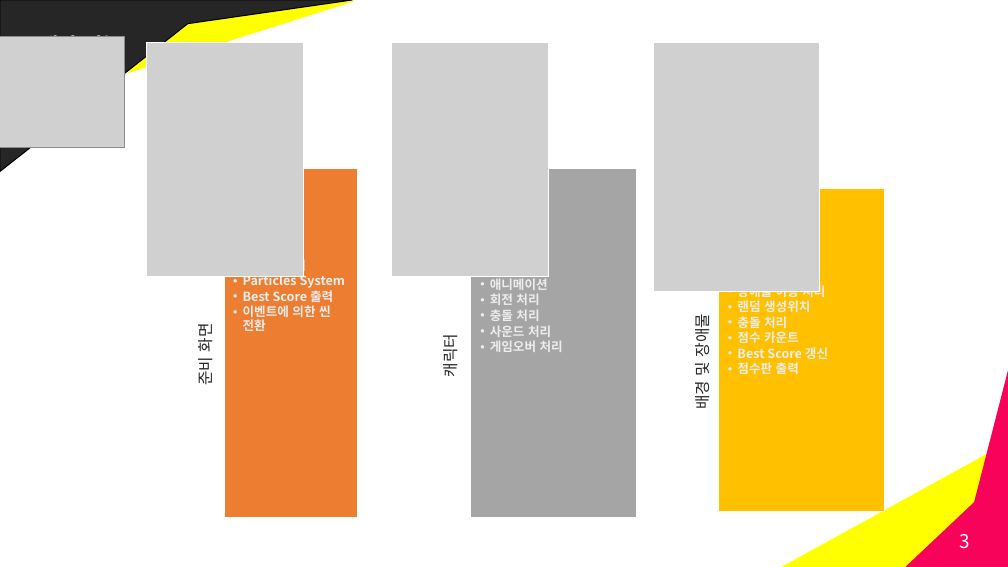
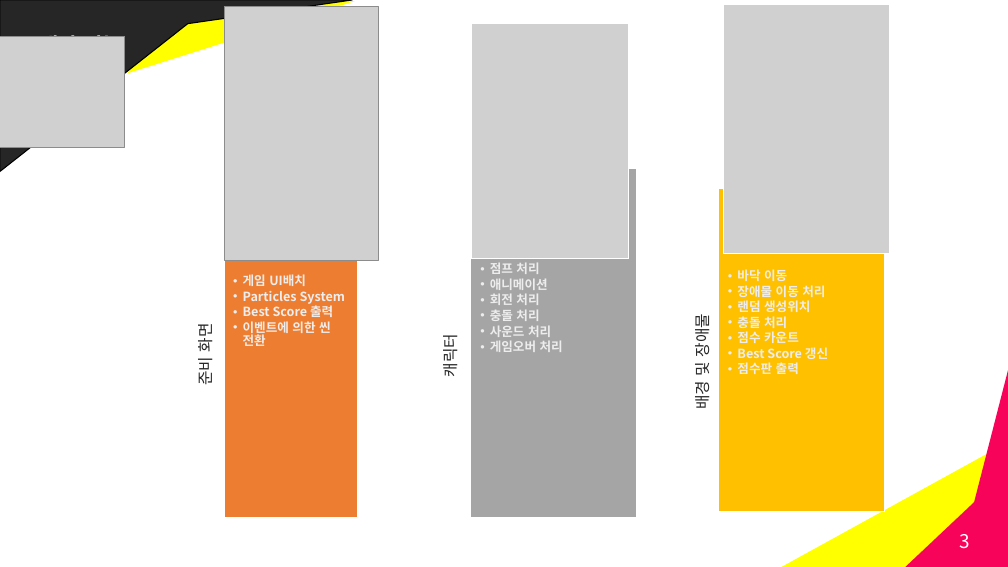
Before and after one commit to walwalstudio433/UnityTutorials, a slide deck: slide 3 of FlappyBIrd_미니프로젝트_태선아현_발표.pptx. Drawn at 1008x567 pixels with LibreOffice and Linux fonts; fonts in the diff are those of the drawing; grey boxes stand for pictures. Boxes give left, top, right and bottom in pixels: in the first picture for what was removed or moved away, otherwise in the second. Text is boxed around its words. In the diff, an @@ line names an element or a change of style, - is before the commit and + after.

Commit message:
add best score, medal

```diff
--- a/FlappyBIrd_미니프로젝트_태선아현_발표.pptx
+++ b/FlappyBIrd_미니프로젝트_태선아현_발표.pptx
@@ picture added at (225,6,378,260) @@
@@ picture added at (472,23,628,259) @@
@@ picture added at (724,5,890,254) @@
@@ picture removed at (147,42,303,278) @@
@@ picture removed at (392,42,548,278) @@
@@ picture removed at (653,42,820,292) @@
@@ text "게임 UI배치" rewrapped from (243,256,536,352) to (243,274,346,346) @@
```
Also in this commit, not shown: 2 other slides changed, 1 slide removed, 41 other files.
